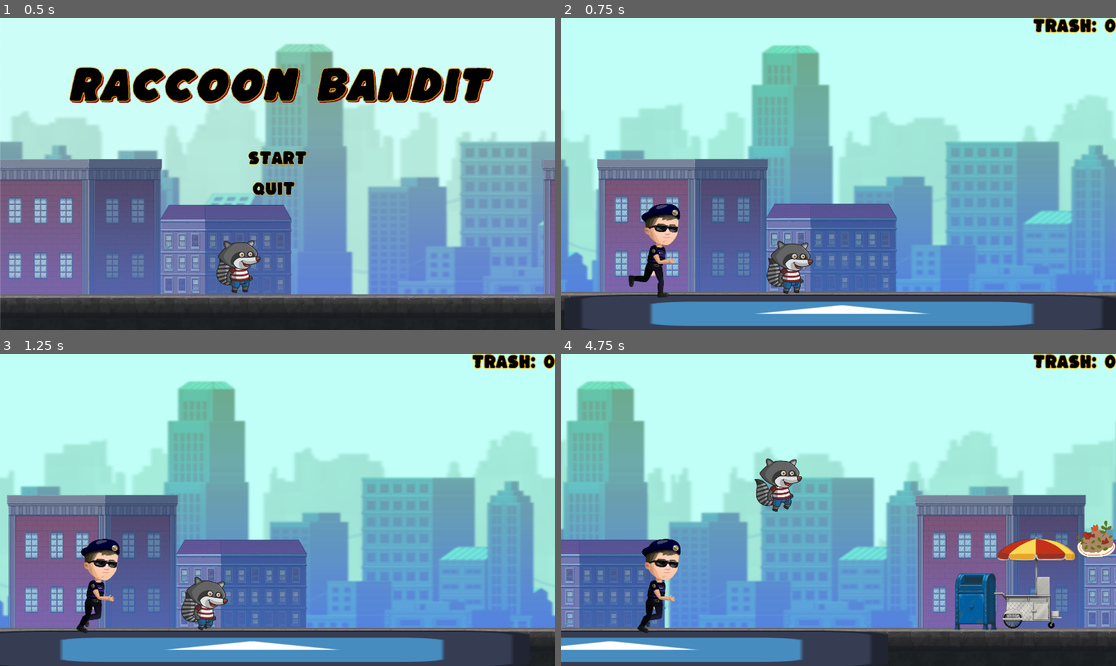
Above: before the commit, frames 1-4 (two rows, left to right).
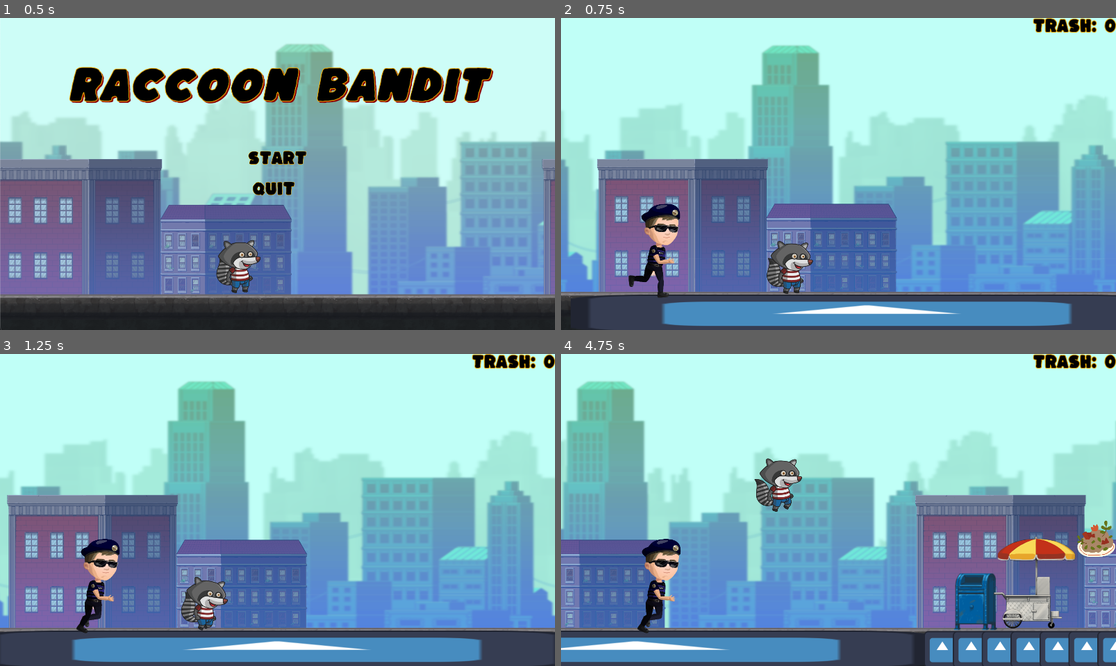
Above: after the commit, the same moments.

Repository: plagunas2/RaccoonBandit
Game: Godot game, scene res://Scenes/Menus/Mainmenu.tscn
Same seed, same stepped clock (60 frames per second), same inputs: the game is played once before the commit and once after it. The engine's default icon, where the game draws it, is replaced by a stand-in: a white triangle on a blue panel in a dark square.
Inputs:
- Up to frame 1 (0.5 s): no input
- Up to frame 2 (0.75 s): click "Start" at 0.5 s
- Up to frame 3 (1.25 s): no input
- Up to frame 4 (4.75 s): tap W (jump) at 1.52, 2.27, 3.77, 4.52 s; hold Down (down) 2.78-3.53 s

Frame 1 is identical in both runs. In frame 2, 1.5% of the frame differs, in the area x 0-100%, y 88-100%; in frame 3, 1.9%; in frame 4, 5.1%.
Error before the commit: Invalid access to property or key 'scroll_speed' on a base object of type 'null instance'. (res://Scenes/GroundStuff/ground_tile.gd:8)

Commit message:
Ground scrolling by spawning

Diff:
--- a/RaccoonBandit_prototype1/Scenes/GroundStuff/grnd_generator.gd
+++ b/RaccoonBandit_prototype1/Scenes/GroundStuff/grnd_generator.gd
@@ -12,8 +12,7 @@
 
 #spawn intervals determine the time between obstacle spawns
 #change this for longer or shorter distances between obstacles
-var min_spawn_interval = 0.0
-var max_spawn_interval = 0.0
+var spawn_interval = 0.0
 
 var parallax_layer
 var groundNode
@@ -28,7 +27,7 @@
 	groundNode = parallax_layer.get_node("Ground")
 	ground = groundNode.get_node("Sprite2D")
 
-	$Timer.start()
+	#$Timer.start()
 
 func _on_timer_timeout():
 	# Create a new obstacle instance
@@ -41,4 +40,4 @@
 	add_child(ground_type)
 
 	# Set a new random spawn interval for the next obstacle
-	$Timer.wait_time = randf_range(min_spawn_interval, max_spawn_interval)
+	#$Timer.wait_time = spawn_interval
--- a/RaccoonBandit_prototype1/Scenes/GroundStuff/ground_tile.gd
+++ b/RaccoonBandit_prototype1/Scenes/GroundStuff/ground_tile.gd
@@ -4,13 +4,14 @@
 var speed
 
 func _ready():
-	parallax_background = get_parent().get_parent().get_node("Node2D/ParallaxBackground")
-	speed = parallax_background.scroll_speed
+	parallax_background = get_parent().get_parent().get_node("ParallaxBackground")
+	#speed = parallax_background.scroll_speed
 
 # Called every frame. 'delta' is the elapsed time since the previous frame.
 func _process(delta):
 	#if(parallax_background != null):
-	speed = parallax_background.scroll_speed
+	#speed = parallax_background.scroll_speed
 	#else:
 		#speed = 0
+	speed = 200;
 	position += Vector2.LEFT * speed * delta
--- a/RaccoonBandit_prototype1/Scenes/Menus/Game Over Menu.gd
+++ b/RaccoonBandit_prototype1/Scenes/Menus/Game Over Menu.gd
@@ -3,7 +3,7 @@
 func _ready():
 	set_process_input(true)  # Enable input processing for this script
 
-func _process(delta):
+func _process(_delta):
 	# Check for mouse click in the _process function
 	if Input.is_action_just_pressed("retry"):
 		_on_retry_pressed()
--- a/RaccoonBandit_prototype1/Scenes/test_level_pt2.tscn
+++ b/RaccoonBandit_prototype1/Scenes/test_level_pt2.tscn
@@ -22,8 +22,8 @@
 position = Vector2(825, 869)
 
 [node name="ground" parent="." instance=ExtResource("4_h6uak")]
-position = Vector2(1012, 1022)
-scale = Vector2(15, 1)
+position = Vector2(1098, 1022)
+scale = Vector2(16, 1)
 
 [node name="ObGenerator" parent="." instance=ExtResource("4_md4bb")]
 position = Vector2(2056, 815)
@@ -32,7 +32,7 @@
 position = Vector2(2088, 640)
 
 [node name="GNDGenerator" parent="." instance=ExtResource("7_1ougk")]
-position = Vector2(2056, 1020)
+position = Vector2(2056, 1023)
 
 [node name="HUD" parent="." instance=ExtResource("6_7rpvi")]
 
--- a/RaccoonBandit_prototype1/project.godot
+++ b/RaccoonBandit_prototype1/project.godot
@@ -53,6 +53,10 @@
 "events": [Object(InputEventKey,"resource_local_to_scene":false,"resource_name":"","device":0,"window_id":0,"alt_presse …(181 unchanged characters)…
 ]
 }
+retry={
+"deadzone": 0.5,
+"events": []
+}
 
 [physics]
 
